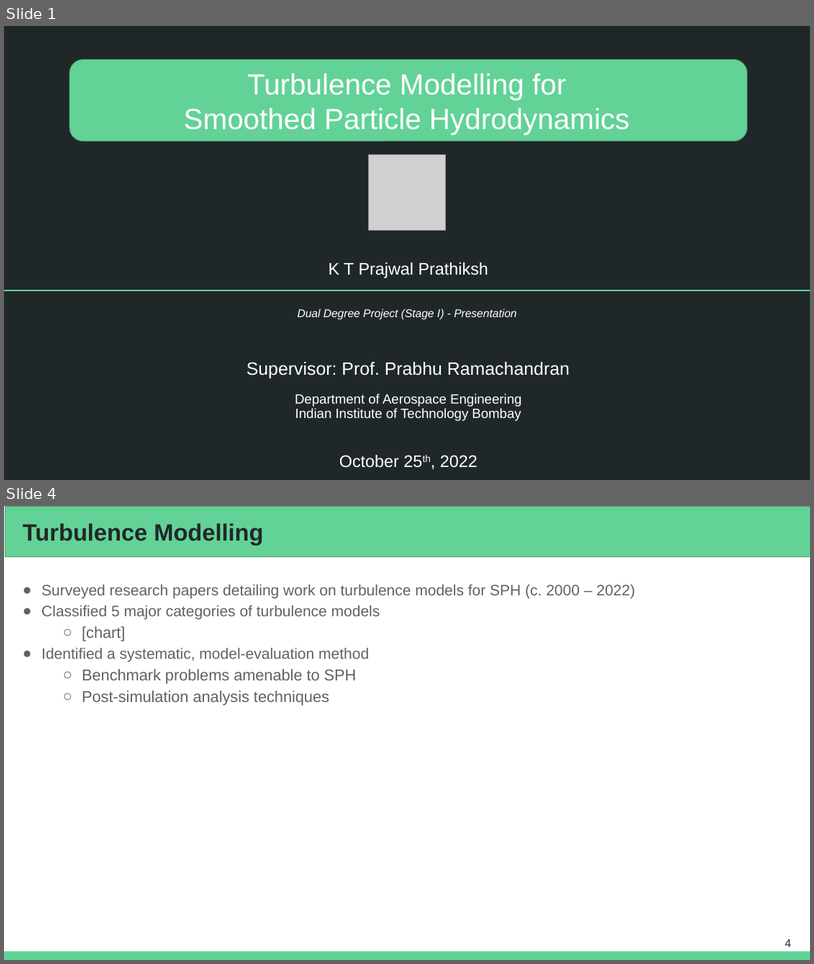
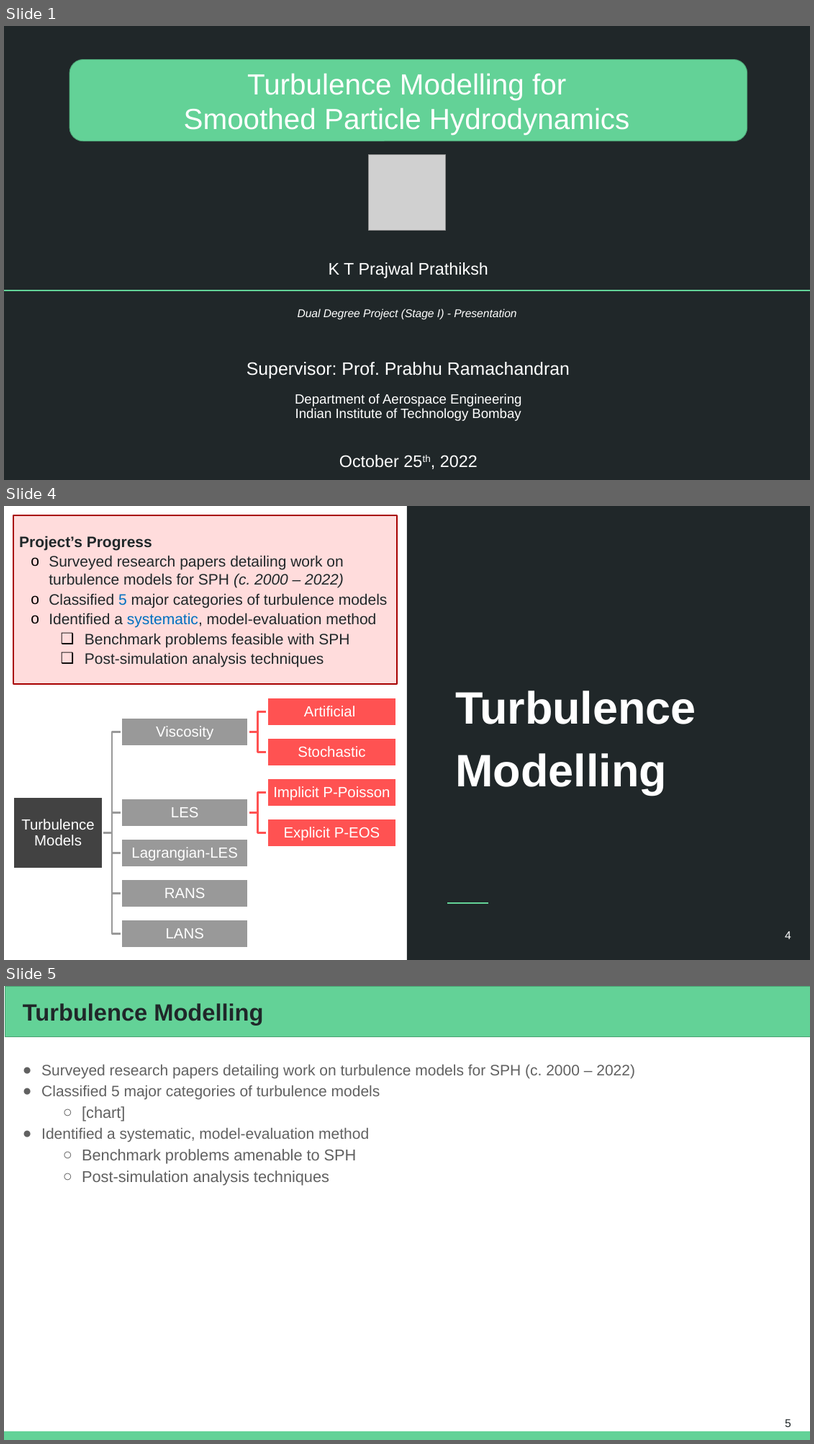
Before and after one commit to Prajwal-Prathiksh/ddp-thesis, a slide deck: report/DDP Stage I - 2022.pptx. Shown one above the other, each under a label of ours: slides 1 and 4 before the commit, slides 1, 4 and 5 after it; the slides between them are not shown. The pictures are 814x964 and 814x1444 pixels, drawn with LibreOffice and Linux fonts; fonts in the diff are those of the drawing; grey boxes stand for pictures. Boxes give left, top, right and bottom in pixels: in the first picture for what was removed or moved away, otherwise in the second. Text is boxed around its words. In the diff, an @@ line names an element or a change of style, - is before the commit and + after.

```diff
--- a/report/DDP Stage I - 2022.pptx
+++ b/report/DDP Stage I - 2022.pptx
@@ slide 4 added at [4,506,810,960], background #FFFFFF @@
@@ rectangle added at [13,515,397,685], fill #FFDCDC, outline #A80000 2 pt, 18 pt, text #202729 @@
+Project’s Progress
+o Surveyed research papers detailing work on turbulence models for SPH (c. 2000 – 2022)
+o Classified 5 major categories of turbulence models
+o Identified a systematic, model-evaluation method
+    ❑ Benchmark problems feasible with SPH
+    ❑ Post-simulation analysis techniques
@@ rectangle added at [407,506,810,960], fill #202729 @@
@@ text added at [455,690,697,794], 54 pt, text #FFFFFF, bold @@
+Turbulence Modelling
@@ line added from (448, 903) to (489, 903), #63D297 1.5 pt @@
@@ group added at [13,698,397,947]: 10 rectangles, 10 texts, 9 freeform shapes @@
+Turbulence Models
+Viscosity
+Artificial
+Stochastic
+LES
+Implicit P-Poisson
+Explicit P-EOS
+Lagrangian-LES
+RANS
+LANS
@@ page number added at [785,931,792,939], 13.3 pt, text #FFFFFF @@
+4
@@ what was slide 4 is now slide 5 @@
@@ page number at [785,1419,792,1427]: text changed @@
-4
+5
```
Also in this commit, not shown: 2 slides changed, 2 other slides added.
